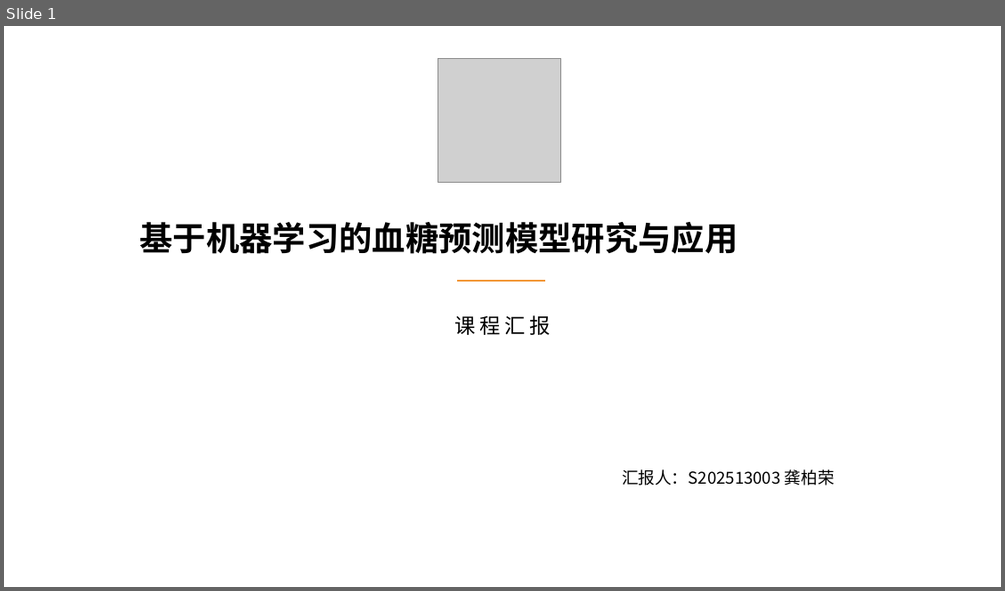
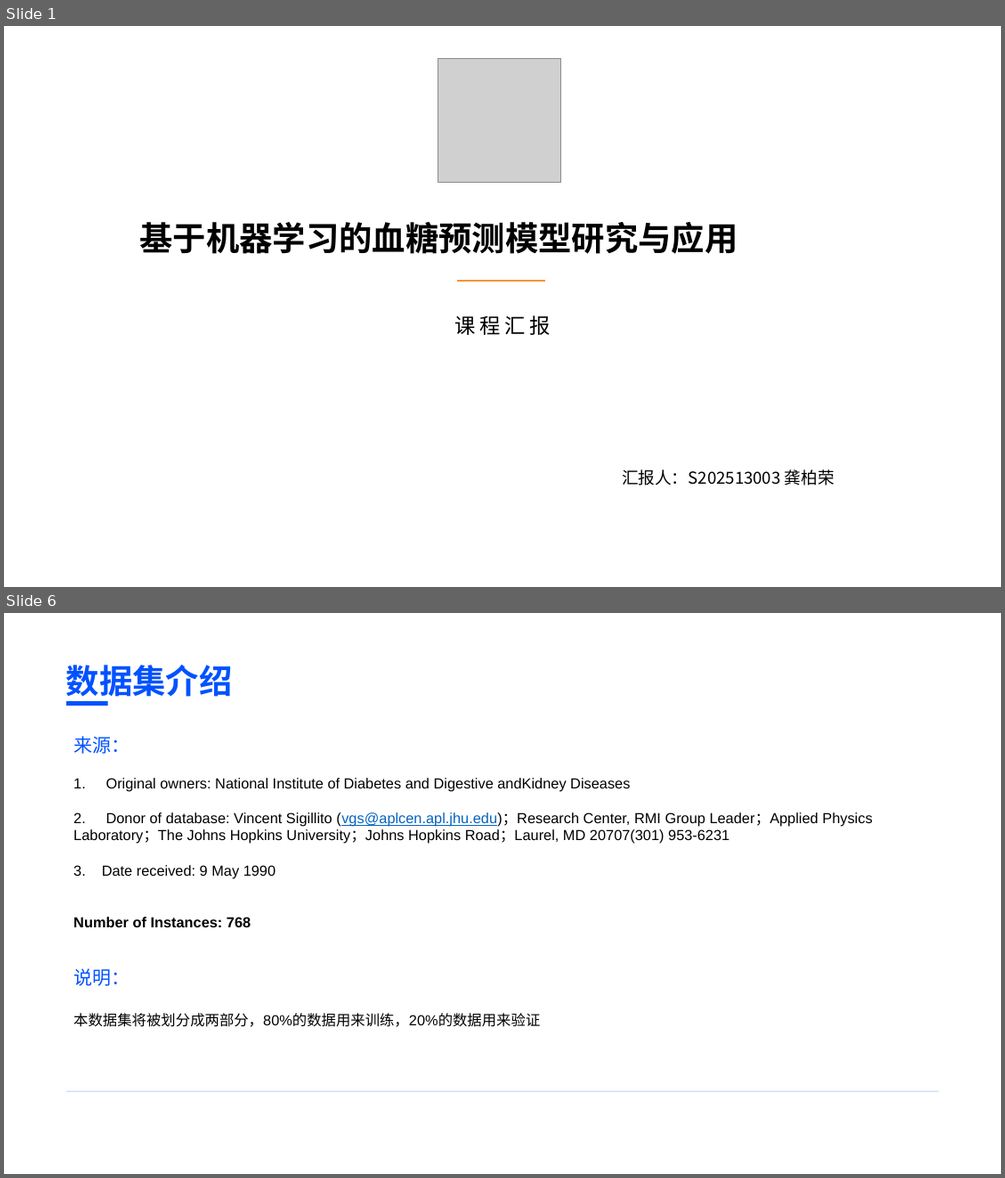
Before and after one commit to BaiRong-NUC/DiabetesAnalyzes, a slide deck: 多元统计与模式识别课程汇报.pptx. Shown one above the other, each under a label of ours: slide 1 before the commit, slides 1 and 6 after it; the slides between them are not shown. The pictures are 1005x591 and 1005x1178 pixels, drawn with LibreOffice and Linux fonts; fonts in the diff are those of the drawing; grey boxes stand for pictures; background and template pictures are left out. Boxes give left, top, right and bottom in pixels: in the first picture for what was removed or moved away, otherwise in the second. Text is boxed around its words. In the diff, an @@ line names an element or a change of style, - is before the commit and + after.

Commit message:
上传ppt 完成了数据集的介绍

```diff
--- a/多元统计与模式识别课程汇报.pptx
+++ b/多元统计与模式识别课程汇报.pptx
@@ slide 6 added at <box>4,613,1001,1174</box>, background #FFFFFF @@
@@ text added at <box>66,665,233,702</box>, 32 pt, text #0052FF, bold @@
+数据集介绍
@@ rounded rectangle added at <box>66,701,108,706</box>, fill #0052FF @@
@@ text added at <box>73,736,872,1027</box>, 14 pt, text #000000 @@
+来源：
+1. Original owners: National Institute of Diabetes and Digestive andKidney Diseases
+2. Donor of database: Vincent Sigillito (vgs@aplcen.apl.jhu.edu)；Research Center, RMI Group Leader；Applied Physics Laboratory；The Johns Hopkins University；Johns Hopkins Road；Laurel, MD 20707(301) 953-6231
+3. Date received: 9 May 1990
+Number of Instances: 768
+说明：
+本数据集将被划分成两部分，80%的数据用来训练，20%的数据用来验证
@@ rounded rectangle added at <box>66,1091,938,1092</box>, fill #0052FF at 20% opacity @@
```
Also in this commit, not shown: 2 slides changed, 2 other slides added, 9 slides removed.
